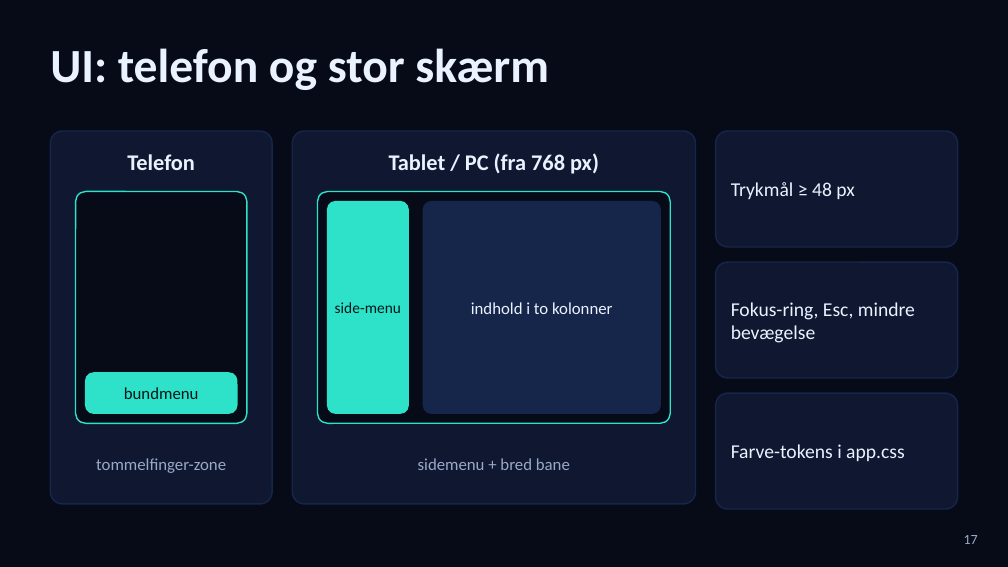
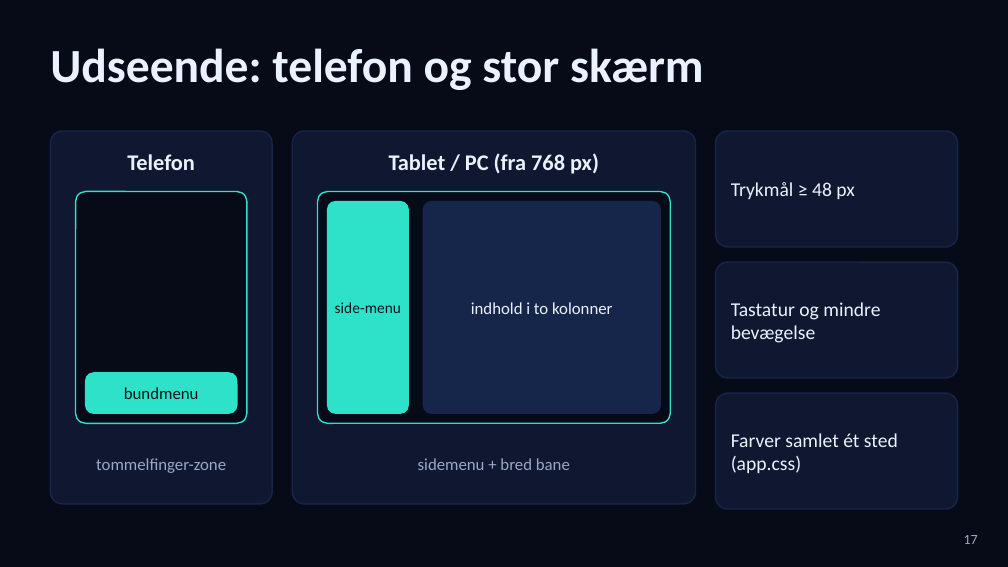
Before and after one commit to RedSkia/TiltMaze, a slide deck: slide 17 of docs/TiltMaze.pptx. Drawn at 1008x567 pixels with LibreOffice and Linux fonts; fonts in the diff are those of the drawing. Boxes give left, top, right and bottom in pixels: in the first picture for what was removed or moved away, otherwise in the second. Text is boxed around its words. In the diff, an @@ line names an element or a change of style, - is before the commit and + after.

```diff
--- a/docs/TiltMaze.pptx
+++ b/docs/TiltMaze.pptx
@@ text at box(50, 48, 704, 90): text changed @@
-UI: telefon og stor skærm
+Udseende: telefon og stor skærm
@@ text at box(731, 302, 880, 343): text changed @@
-Fokus-ring, Esc, mindre bevægelse
+Tastatur og mindre bevægelse
@@ text at box(731, 433, 898, 473): text changed @@
-Farve-tokens i app.css
+Farver samlet ét sted (app.css)
```
Also in this commit, not shown: 10 other slides changed, 1 slide removed, 2 other files.
